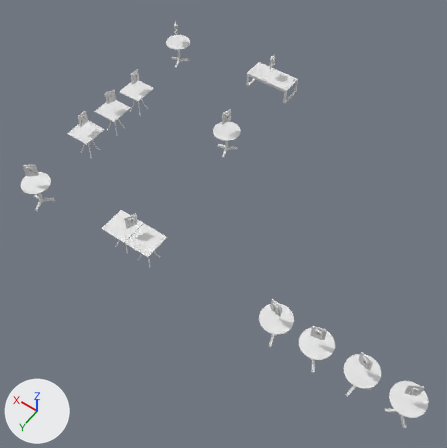
Two versions of the glTF model public/models/tables.glb, one commit apart.
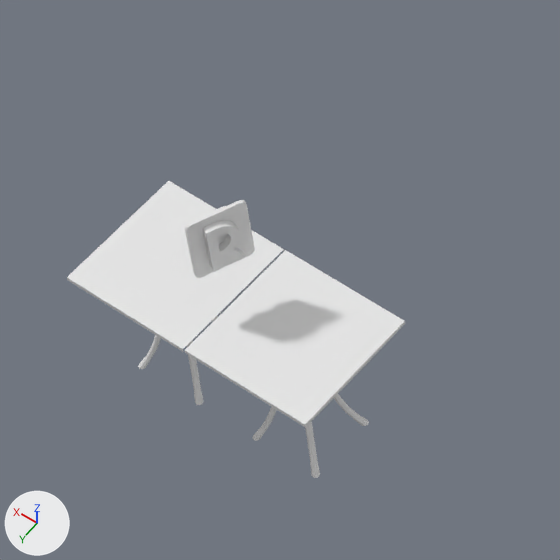
The first picture shows the older version from a 50 mm lens placed at (-2.6, 19.6, 29.4), pointed at (10.8, 0.9, 0.0). The close-ups show both versions on the part from 20% to 44% of the width and 39% to 63% of the height of that picture; other places that the commit changed are outside them. The axes (+X, +Y, +Z) are drawn at lower left. The lights are the same throughout. Where no turn or scale is listed for an object, it has been applied to the vertices.

In view in the first close-up: '05', 'reservado05'.
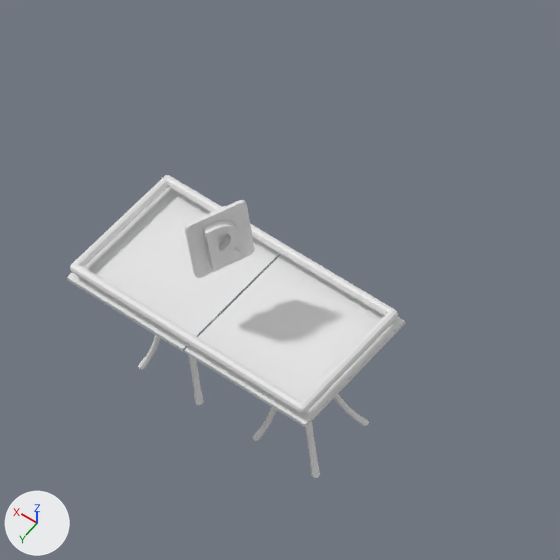
The change, as a list of edits to the scene's bpy script:
```text
Add me_cube_056:
    me_cube_056.from_pydata(...)  # 216 vertices, 432 faces; spans x -2.52..0.81, y -0.81..0.81, z -0.81..-0.68
Add ob_cta05:
    ob_cta05 = bpy.data.objects.new('cta05', me_cube_056)
    ob_cta05.location = (14.49, 5.48, 2.69)
```

What differs and where, as boxes (x1, y1, x2, y2) in the close-ups (560 x 560 px):
'cta05', added: after (70, 175, 398, 414)
